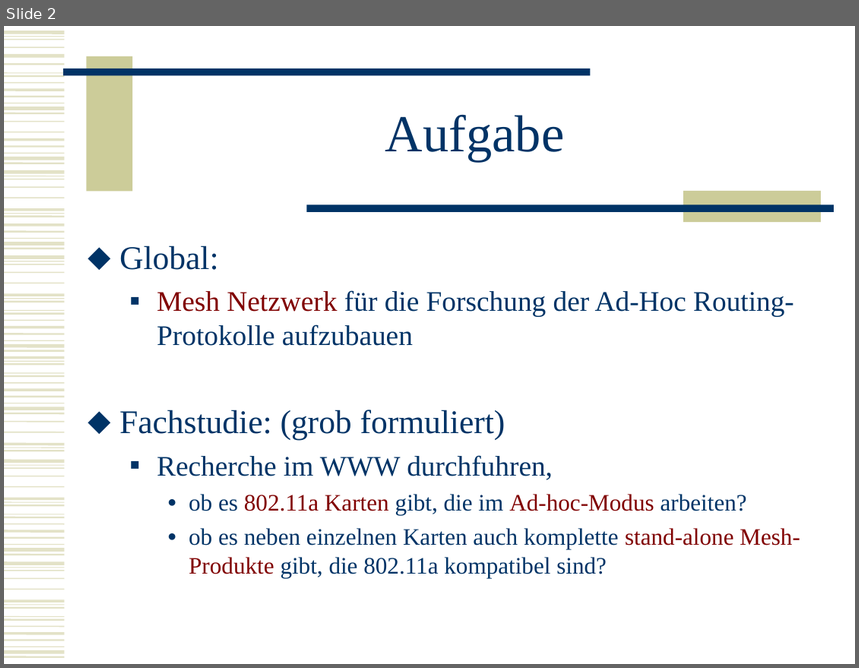
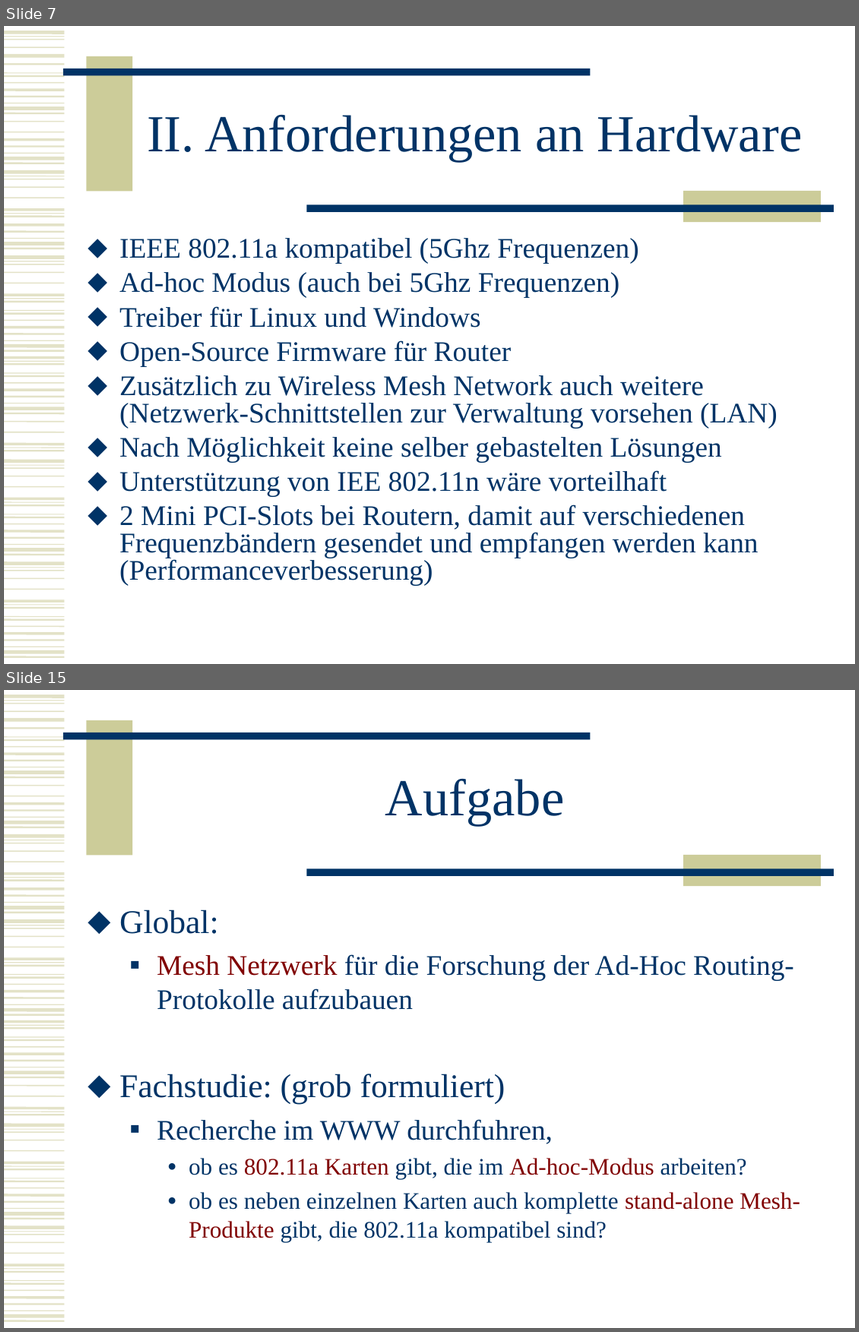
Before and after one commit to BackupTheBerlios/mesh2nexus-svn, a slide deck: documents/folien/MeshNew.ppt. Shown one above the other, each under a label of ours: slide 2 before the commit, slides 7 and 15 after it; the slides between them are not shown. The pictures are 859x668 and 859x1332 pixels, drawn with LibreOffice and Linux fonts; fonts in the diff are those of the drawing. Boxes give left, top, right and bottom in pixels: in the first picture for what was removed or moved away, otherwise in the second. Text is boxed around its words. In the diff, an @@ line names an element or a change of style, - is before the commit and + after.

```diff
--- a/documents/folien/MeshNew.ppt
+++ b/documents/folien/MeshNew.ppt
@@ slide 7 added at [4,26,855,664], background #FFFFFF; not listed: 102 template elements that a slide beside it also shows @@
@@ title added at [147,115,803,162], 44 pt, text #003366 @@
+II. Anforderungen an Hardware
@@ text added at [120,238,778,585], 24 pt, text #003366 @@
+⬥ IEEE 802.11a kompatibel (5Ghz Frequenzen)
+⬥ Ad-hoc Modus (auch bei 5Ghz Frequenzen)
+⬥ Treiber für Linux und Windows
+⬥ Open-Source Firmware für Router
+⬥ Zusätzlich zu Wireless Mesh Network auch weitere (Netzwerk-Schnittstellen zur Verwaltung vorsehen (LAN)
+⬥ Nach Möglichkeit keine selber gebastelten Lösungen
+⬥ Unterstützung von IEE 802.11n wäre vorteilhaft
+⬥ 2 Mini PCI-Slots bei Routern, damit auf verschiedenen Frequenzbändern gesendet und empfangen werden kann (Performanceverbesserung)
@@ what was slide 2 is now slide 15 @@
```
Also in this commit, not shown: 1 slide changed, 15 other slides added, 1 slide removed.
